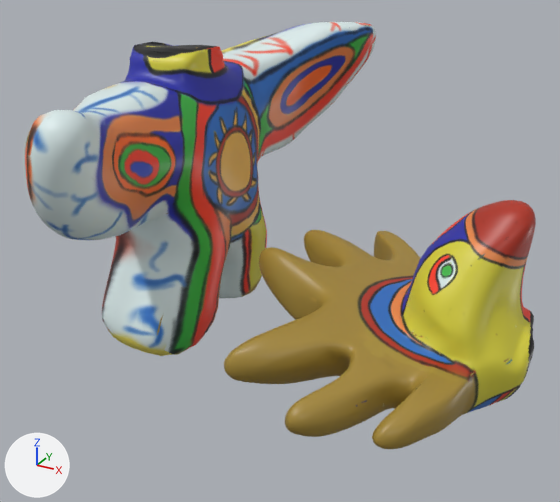
A saved change to the OBJ model CSE125Group2Game/CSE125Group2Game/Assets/models/towers/sungod/sungod-state1/sungod-state1.obj.
Before and after are seen from a 50 mm lens placed at (7.8, -10.93, 2.65), pointed at (2.14, -0.63, -2.5). Lighting does not change. The marker at lower left points along +X, +Y and +Z. Where no turn or scale is listed for an object, it has been applied to the vertices.

The scene before the commit, as lines of its bpy script (objects in view):
```python
me_cube_004_cube_005 = bpy.data.meshes.new('Cube.004_Cube.005')
me_cube_004_cube_005.from_pydata(...)  # 26385 vertices, 29089 faces; spans x -1.12..6.32, y -4.16..3.81, z -4.61..0.69
me_cube_004_cube_005.materials.append(mat_sungodmaterial_002)  # picture img_sungod_texture_png
ob_cube_004_cube_005 = bpy.data.objects.new('Cube.004_Cube.005', me_cube_004_cube_005)
ob_cube_004_cube_005.location = (0.0, 0.0, 0.0)
```
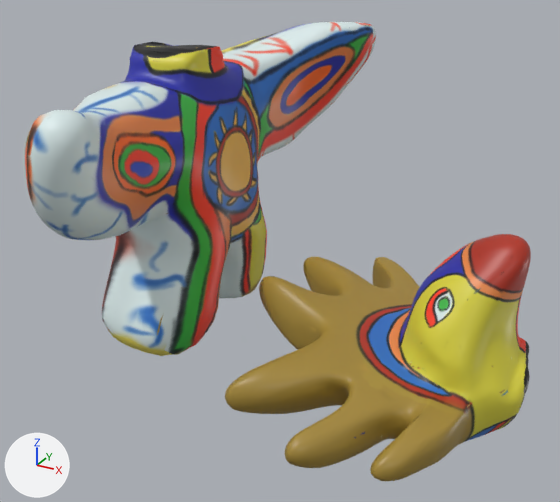
What differs and where, as boxes [x1, y1, x2, y2] in the pictures (560 x 502 px; the box of a moved part takes in the faces that stretch with it):
'Cube.004_Cube.005', reshaped (7% taller): before [25, 22, 536, 449]; after [25, 22, 531, 481]
part 1 of me_cube_004_cube_005, moved or reshaped: before [224, 200, 536, 449]; after [225, 234, 531, 481]

Edits to the bpy script that builds the scene:
```text
Change me_cube_004_cube_005:
    where me_cube_004_cube_005.from_pydata(...)  # 26385 vertices, 29089 faces; spans x -1.12..6.32, y -4.16..3.81, z -4.61..0.69
    used by ob_cube_004_cube_005; location = (0.0, 0.0, 0.0)
    me_cube_004_cube_005 part 1: the loose piece of 22360 vertices spanning x 1.66..6.32, y -3.39..2.49, z -4.38..-1.15 is moved by (0.0, 0.0, -0.53)
```
